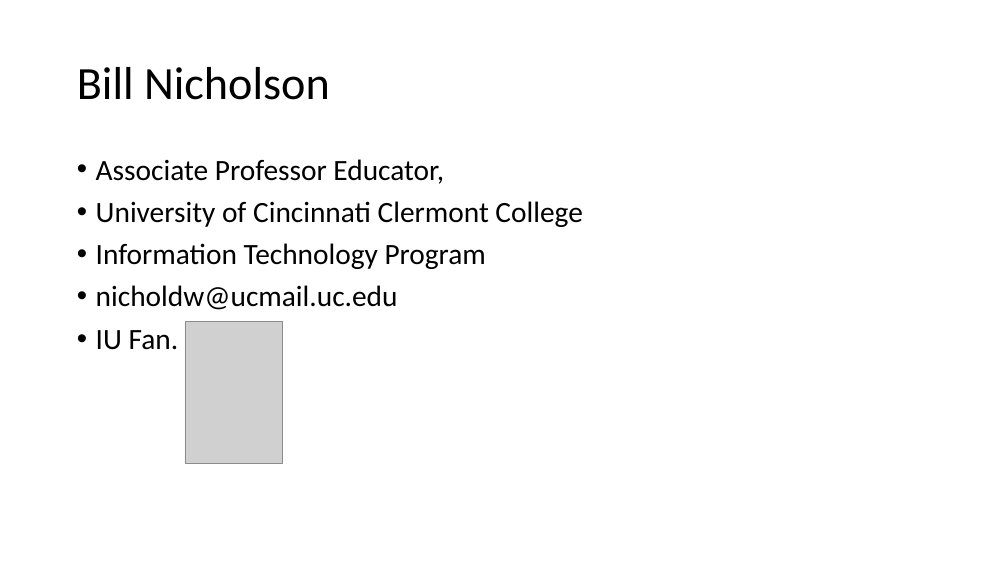
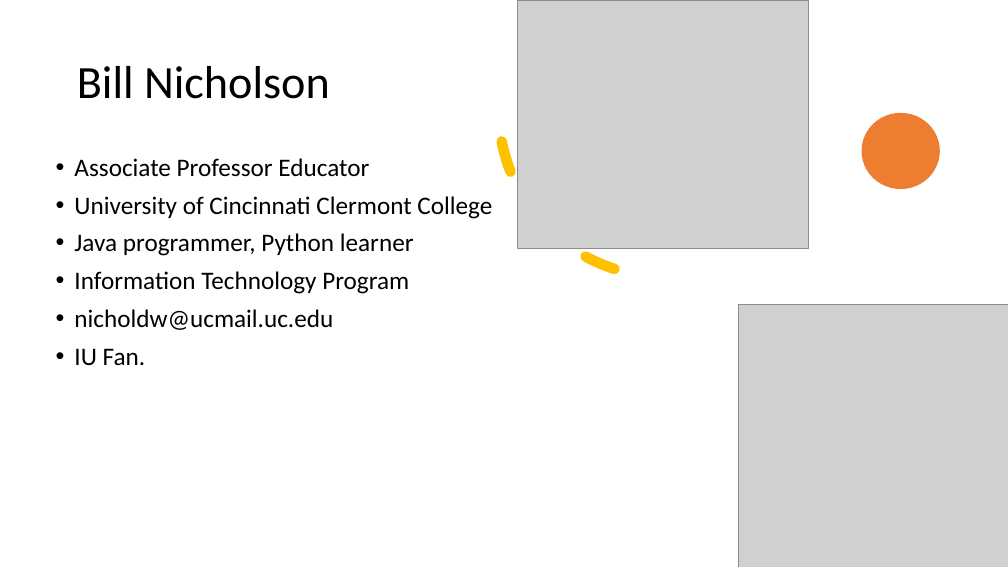
Before and after one commit to nicomp42/CCSCMidwest2021Tutorial, a slide deck: slide 3 of CCSC-MW Fall 2021.pptx. Drawn at 1008x567 pixels with LibreOffice and Linux fonts; fonts in the diff are those of the drawing; grey boxes stand for pictures. Boxes give left, top, right and bottom in pixels: in the first picture for what was removed or moved away, otherwise in the second. Text is boxed around its words. In the diff, an @@ line names an element or a change of style, - is before the commit and + after.

```diff
--- a/CCSC-MW Fall 2021.pptx
+++ b/CCSC-MW Fall 2021.pptx
@@ arc (boxed as its full ellipse) added at (471,0,860,305), outline #FFC000 10 pt dashed @@
@@ picture added at (518,0,809,249) @@
@@ ellipse added at (862,113,941,189), fill #ED7D31 @@
@@ text "Associate Professor Educator": place and size @@
-text "Associate Professor Educator" at (96,159,582,350)
+text "Associate Professor Educator" at (74,158,492,365)
@@ text at (74,158,369,177): text changed; size 28 to 24 pt @@
-• Associate Professor Educator,
+• Associate Professor Educator
@@ text at (74,196,492,365): size 28 to 24 pt in "University of Cincinnati Clermont College", "Information Technology Program", "nicholdw@ucmail.uc.edu", "IU Fan." @@
@@ text at (74,233,414,256): paragraph added @@
+• Java programmer, Python learner
@@ picture: place and size @@
-picture at (185,322,283,464)
+picture at (739,305,1008,567)
```
Also in this commit, not shown: 5 other slides changed, 3 slides added, 1 other file.
